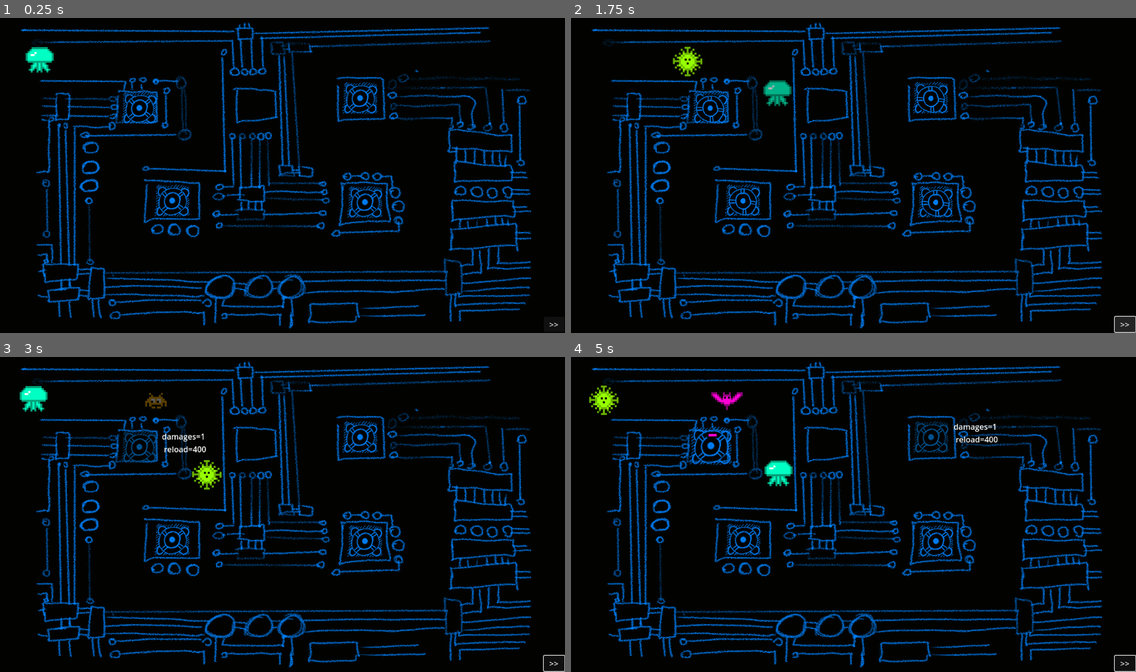
Above: before the commit, frames 1-4 (two rows, left to right).
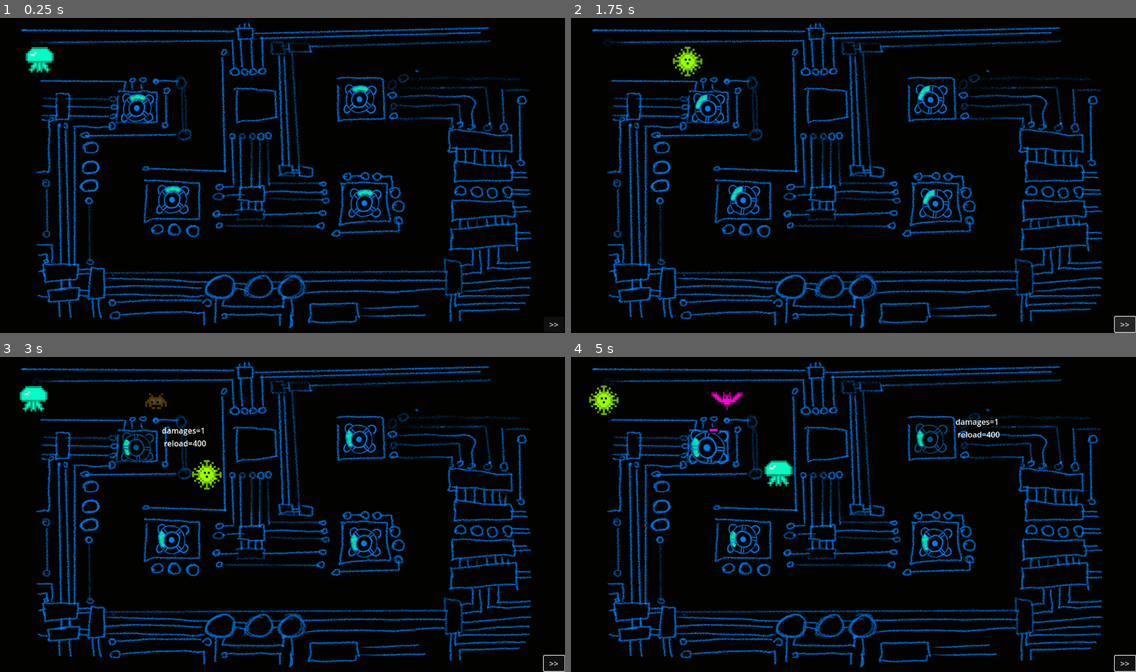
Above: after the commit, the same moments.

Repository: pbagnoud/minijam183
Game: Godot game, scene res://Scenes/main.tscn
Two runs of this game, one before a commit and one after it. Both use one fixed random seed, a clock stepped at 60 frames per second and the inputs below.
Inputs (mouse positions are in pixels of both pictures, inside the frame that each line leads up to):
- Up to frame 1 (0.25 s): no input
- Up to frame 2 (1.75 s): click ">>" at 0.5 s; click ">>" at 1.25 s
- Up to frame 3 (3 s): click ">>" at 2 s; move the mouse to (141, 448) at 2.77 s; click (141, 448) at 2.92 s
- Up to frame 4 (5 s): move the mouse to (746, 539) at 3.52 s; click (746, 539) at 3.67 s; move the mouse to (932, 438) at 4.27 s; click (932, 438) at 4.42 s

The runs differ from the first frame. In frame 1, 1.5% of the frame differs, in the area x 21-68%, y 20-64%; in frame 2, 1.8%; in frame 3, 2.0%; in frame 4, 2.1%, in the area x 20-76%, y 19-64%.

Commit message:
turrets assets

Diff:
--- a/minijam183/Scenes/main.tscn
+++ b/minijam183/Scenes/main.tscn
@@ -28,16 +28,16 @@
 expand_mode = 1
 
 [node name="Tower1" parent="." instance=ExtResource("2_8gbba")]
-position = Vector2(279, 201)
+position = Vector2(279, 189)
 
 [node name="Tower2" parent="." instance=ExtResource("2_8gbba")]
-position = Vector2(346, 390)
+position = Vector2(351, 376)
 
 [node name="Tower4" parent="." instance=ExtResource("2_8gbba")]
-position = Vector2(729, 181)
+position = Vector2(733, 171)
 
 [node name="Tower3" parent="." instance=ExtResource("2_8gbba")]
-position = Vector2(739, 393)
+position = Vector2(743, 383)
 
 [node name="Path2D" type="Path2D" parent="."]
 curve = SubResource("Curve2D_jjvhh")
--- a/minijam183/Scenes/tower.tscn
+++ b/minijam183/Scenes/tower.tscn
@@ -1,13 +1,39 @@
-[gd_scene load_steps=12 format=3 uid="uid://uhkrxd3pu5a3"]
+[gd_scene load_steps=18 format=3 uid="uid://uhkrxd3pu5a3"]
 
 [ext_resource type="Script" uid="uid://b8qjmdu0qwapw" path="res://Scripts/tower.gd" id="1_ndpwd"]
 [ext_resource type="Texture2D" uid="uid://t2st05n3haqn" path="res://Assets/pixil-frame-0.png" id="2_81kva"]
 [ext_resource type="Texture2D" uid="uid://crxgkpojgasue" path="res://Assets/pixil-frame-1.png" id="3_mxwle"]
 [ext_resource type="Texture2D" uid="uid://51msj3ycui21" path="res://Assets/pixil-frame-2.png" id="4_oh166"]
 [ext_resource type="Texture2D" uid="uid://cxbq7vfs8m4fs" path="res://Assets/pixil-frame-3.png" id="5_8xwd3"]
-[ext_resource type="Texture2D" uid="uid://ut4p8sl64i0u" path="res://Assets/Tower still/Tower1_anim1.png" id="6_8xwd3"]
 [ext_resource type="Script" uid="uid://bwjs44atw8pfw" path="res://Component/sizeChange.gd" id="6_mxwle"]
-[ext_resource type="Texture2D" uid="uid://bqbosc4wvm5n5" path="res://Assets/Tower still/Tower1_anim2.png" id="7_7m5bu"]
+[ext_resource type="Texture2D" uid="uid://cvnhr7y5klx1u" path="res://Assets/Rotation/Rotation1.png" id="6_wnl86"]
+[ext_resource type="Texture2D" uid="uid://d08mhx23qxfr" path="res://Assets/Rotation/Rotation2.png" id="7_a4lnx"]
+[ext_resource type="Texture2D" uid="uid://cbh1sa3h4s4nc" path="res://Assets/Rotation/Rotation3.png" id="8_h264x"]
+[ext_resource type="Texture2D" uid="uid://dw1ynn6410qt0" path="res://Assets/Rotation/Rotation4.png" id="9_ixbif"]
+[ext_resource type="Texture2D" uid="uid://dplxn8cnwlcb" path="res://Assets/Blue/Blue1.png" id="10_arclx"]
+[ext_resource type="Texture2D" uid="uid://mmcvwxxggk4b" path="res://Assets/Blue/Blue2.png" id="11_5csd1"]
+[ext_resource type="Texture2D" uid="uid://b0naacd1w7bv2" path="res://Assets/Blue/Blue3.png" id="12_tpvf4"]
+[ext_resource type="Texture2D" uid="uid://cfvm5auyuqi8v" path="res://Assets/Blue/Blue4.png" id="13_co81g"]
+
+[sub_resource type="SpriteFrames" id="SpriteFrames_ueiky"]
+animations = [{
+"frames": [{
+"duration": 1.0,
+"texture": ExtResource("10_arclx")
+}, {
+"duration": 1.0,
+"texture": ExtResource("11_5csd1")
+}, {
+"duration": 1.0,
+"texture": ExtResource("12_tpvf4")
+}, {
+"duration": 1.0,
+"texture": ExtResource("13_co81g")
+}],
+"loop": true,
+"name": &"default",
+"speed": 2.0
+}]
 
 [sub_resource type="SpriteFrames" id="SpriteFrames_tghyl"]
 animations = [{
@@ -30,26 +56,24 @@
 }, {
 "frames": [],
 "loop": true,
-"name": &"new_animation",
+"name": &"new_animation_1",
 "speed": 5.0
 }, {
-"frames": [],
-"loop": true,
-"name": &"new_animation_1",
-"speed": 5.0
-}]
-
-[sub_resource type="SpriteFrames" id="SpriteFrames_8xwd3"]
-animations = [{
 "frames": [{
 "duration": 1.0,
-"texture": ExtResource("6_8xwd3")
+"texture": ExtResource("6_wnl86")
 }, {
 "duration": 1.0,
-"texture": ExtResource("7_7m5bu")
+"texture": ExtResource("7_a4lnx")
+}, {
+"duration": 1.0,
+"texture": ExtResource("8_h264x")
+}, {
+"duration": 1.0,
+"texture": ExtResource("9_ixbif")
 }],
 "loop": true,
-"name": &"default",
+"name": &"rotation",
 "speed": 2.0
 }]
 
@@ -60,15 +84,18 @@
 input_pickable = true
 script = ExtResource("1_ndpwd")
 
+[node name="color_sprite" type="AnimatedSprite2D" parent="."]
+position = Vector2(3, -4)
+scale = Vector2(0.435237, 0.4425)
+sprite_frames = SubResource("SpriteFrames_ueiky")
+autoplay = "default"
+
 [node name="tower_sprite" type="AnimatedSprite2D" parent="."]
-position = Vector2(5.2225, -12.1875)
+position = Vector2(3, -3)
 scale = Vector2(0.435237, 0.4425)
 sprite_frames = SubResource("SpriteFrames_tghyl")
-animation = &"new_animation_1"
-
-[node name="AnimatedSprite2D" type="AnimatedSprite2D" parent="tower_sprite"]
-sprite_frames = SubResource("SpriteFrames_8xwd3")
-autoplay = "default"
+animation = &"rotation"
+autoplay = "rotation"
 
 [node name="tower_timer" type="Timer" parent="."]
 wait_time = 1.246
--- a/minijam183/Scripts/tower.gd
+++ b/minijam183/Scripts/tower.gd
@@ -2,7 +2,10 @@
 
 signal new_bullet(direction, speed, characteristics)
 
+@onready var color_sprite: AnimatedSprite2D = $color_sprite
 @onready var tower_sprite: AnimatedSprite2D = $tower_sprite
+
+
 var bullet_scene = load("res://Scenes/bullet.tscn")
 @onready var tower_timer: Timer = $tower_timer
 @onready var tower_start_timer: Timer = $tower_start_timer
@@ -36,6 +39,7 @@
 
 func _ready():
 	tower_sprite.play("tower_rotation")
+	color_sprite.play("default")
 
 func change_color(new_color):
 	tower_sprite.frame = new_color
Binary file added: minijam183/Assets/Blue/Blue1.png
Not shown, added: minijam183/Assets/Blue/Blue1.png.import
Binary file added: minijam183/Assets/Blue/Blue2.png
Not shown, added: minijam183/Assets/Blue/Blue2.png.import
Binary file added: minijam183/Assets/Blue/Blue3.png
Not shown, added: minijam183/Assets/Blue/Blue3.png.import
Binary file added: minijam183/Assets/Blue/Blue4.png
Not shown, added: minijam183/Assets/Blue/Blue4.png.import
Binary file added: minijam183/Assets/Rotation/Rotation1.png
Not shown, added: minijam183/Assets/Rotation/Rotation1.png.import
Binary file added: minijam183/Assets/Rotation/Rotation2.png
Not shown, added: minijam183/Assets/Rotation/Rotation2.png.import
(and 4 more such lines)
